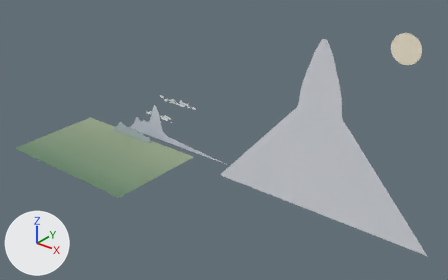
The glTF model zen/assets/zen_scene.glb: old version first, new version second.
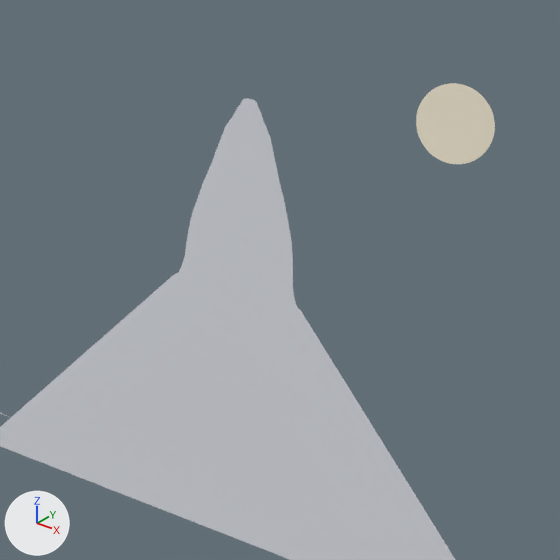
Each version is shown whole from a 50 mm lens placed at (398.0, -323.0, 253.0), pointed at (-65.0, 257.0, -106.0), then close up on the part from 50% to 100% of the width and 0% to 79% of the height. The lights are fixed; the arrows at lower left show +X, +Y and +Z. The last two pictures show the newer version. Vertices at exactly the same position are counted once.

In view in the first close-up: 'mtn_fuji', 'sun'.
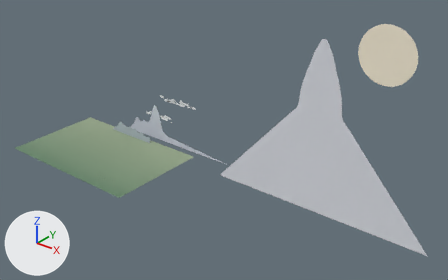
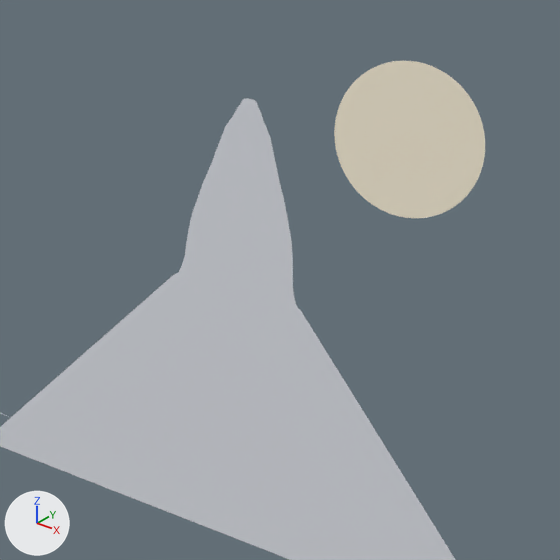
Where the change shows, as pixel boxes (x1, y1, x2, y2) in the close-ups (560 x 560 px):
'sun', moved, rescaled (90% wider, 93% taller): before (416, 83, 495, 164); after (334, 61, 485, 218)

The edits, one by one:
me_sun is used by ob_sun; location (0.0, 600.0, -47.0).
me_sun had 64 vertices, 62 faces and spanned x 4.0..56.0, y 0.0, z -26.0..26.0.
me_sun now has 64 vertices, 62 faces and spans x -52.0..52.0, y 0.0, z -52.0..52.0.
me_sun part 1: the whole mesh is scaled about its middle by (2, 1, 2), then moved by (-30.0, 0.0, 0.0).
Object 'sun' (ob_sun) moves from (0.0, 600.0, -47.0) to (0.0, 600.0, -64.0).
